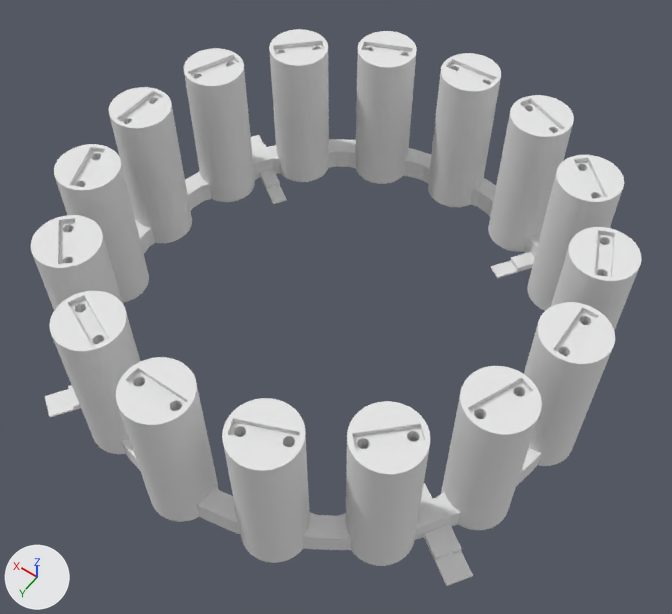
A saved change to the Blender file winddirection.blend.
Camera for both pictures: a 50 mm camera at (-143.0, 200.0, 324.0) aimed at (-7.0, 10.0, 25.0). Every picture has the same lights, and +X, +Y and +Z are marked at lower left.

Before the edit, the objects in view are built like this:
```python
me_cube = bpy.data.meshes.new('Cube')
me_cube.from_pydata(...)  # 952 vertices, 506 faces; spans x -113.0..-18.9, y -20.6..105.4, z 0.0..70.0
me_cube.materials.append(mat_material)  # white #e7e7e7
me_cube_001 = bpy.data.meshes.new('Cube.001')
me_cube_001.from_pydata(...)  # 952 vertices, 506 faces; spans x -113.0..-18.9, y -20.6..105.4, z 0.0..70.0
me_cube_001.materials.append(mat_material)  # white #e7e7e7
me_cube_002 = bpy.data.meshes.new('Cube.002')
me_cube_002.from_pydata(...)  # 952 vertices, 506 faces; spans x -113.0..-18.9, y -20.6..105.4, z 0.0..70.0
me_cube_002.materials.append(mat_material)  # white #e7e7e7
me_cube_003 = bpy.data.meshes.new('Cube.003')
me_cube_003.from_pydata(...)  # 952 vertices, 506 faces; spans x -113.0..-18.9, y -20.6..105.4, z 0.0..70.0
me_cube_003.materials.append(mat_material)  # white #e7e7e7
ob_ring_fragment = bpy.data.objects.new('Ring fragment', me_cube)
ob_ring_fragment.location = (0.0, 0.0, 0.0)
ob_ring_fragment_001 = bpy.data.objects.new('Ring fragment.001', me_cube_001)
ob_ring_fragment_001.location = (0.0, 0.0, 0.0)
ob_ring_fragment_001.rotation_euler = (0.0, 0.0, 1.571)  # degrees (0, 0, 90)
ob_ring_fragment_002 = bpy.data.objects.new('Ring fragment.002', me_cube_002)
ob_ring_fragment_002.location = (0.0, 0.0, 0.0)
ob_ring_fragment_002.rotation_euler = (0.0, 0.0, -1.571)  # degrees (0, 0, -90)
ob_ring_fragment_003 = bpy.data.objects.new('Ring fragment.003', me_cube_003)
ob_ring_fragment_003.location = (0.0, 0.0, 0.0)
ob_ring_fragment_003.rotation_euler = (0.0, 0.0, -3.142)  # degrees (0, 0, -180)
```
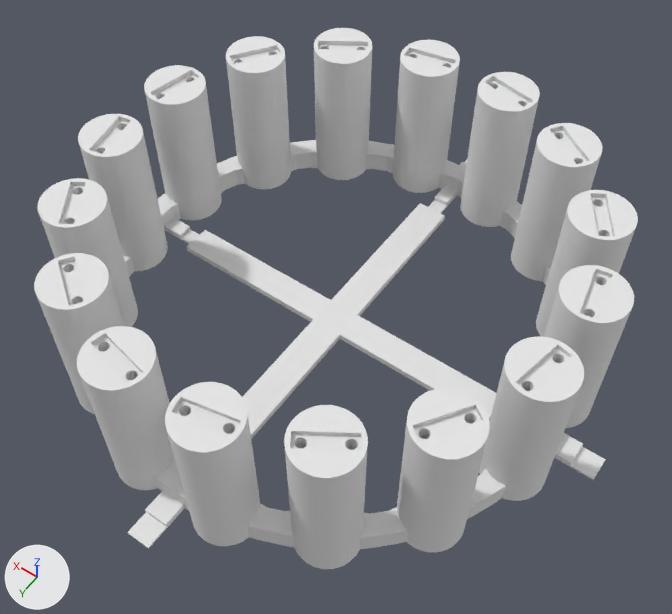
Location of each change, (x1, y1, x2, y2) in pixels of the pictures (672 x 614 px):
'Ring fragment', turned
    before: (217, 302, 615, 586)
    after: (380, 190, 638, 552)
'Ring fragment.002', turned
    before: (31, 144, 228, 526)
    after: (34, 253, 384, 569)
'Ring fragment.003', turned
    before: (109, 29, 424, 252)
    after: (38, 36, 304, 327)
'Ring fragment.001', turned
    before: (416, 53, 642, 331)
    after: (301, 28, 602, 284)
'Plane', added
    after: (187, 203, 496, 439)

The change in detail:
Mesh me_plane is new.
It has 56 vertices, 30 faces and spans x -80.0..80.0, y -79.0..80.0, z 0.0..3.0.
Object 'Ring fragment.003' (ob_ring_fragment_003) turns from (0, 0, -180) to (0, 0, -146) degrees about x, y and z.
Object 'Ring fragment.002' (ob_ring_fragment_002) turns from (0, 0, -90) to (0, 0, -56) degrees about x, y and z.
Object 'Ring fragment.001' (ob_ring_fragment_001) turns from (0, 0, 90) to (0, 0, 124) degrees about x, y and z.
Object 'Ring fragment' (ob_ring_fragment) turns from (0, 0, 0) to (0, 0, 34) degrees about x, y and z.
Object 'Plane' (ob_plane) is new; it shows me_plane.
Its location is (0.0, 0.0, 0.0).
